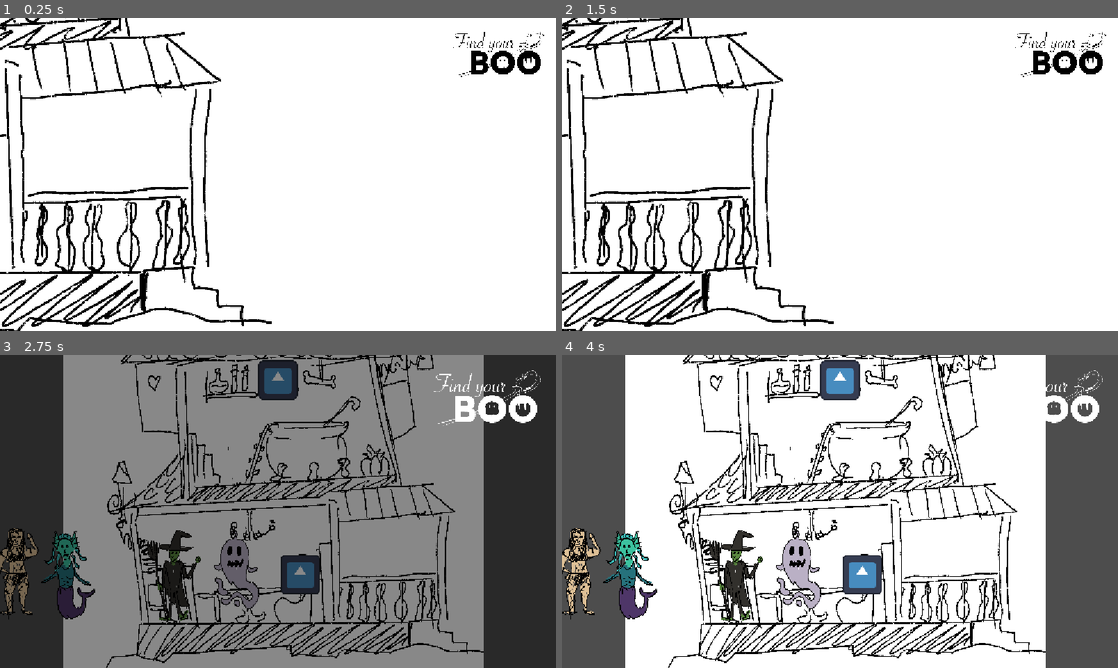
Above: before the commit, frames 1-4 (two rows, left to right).
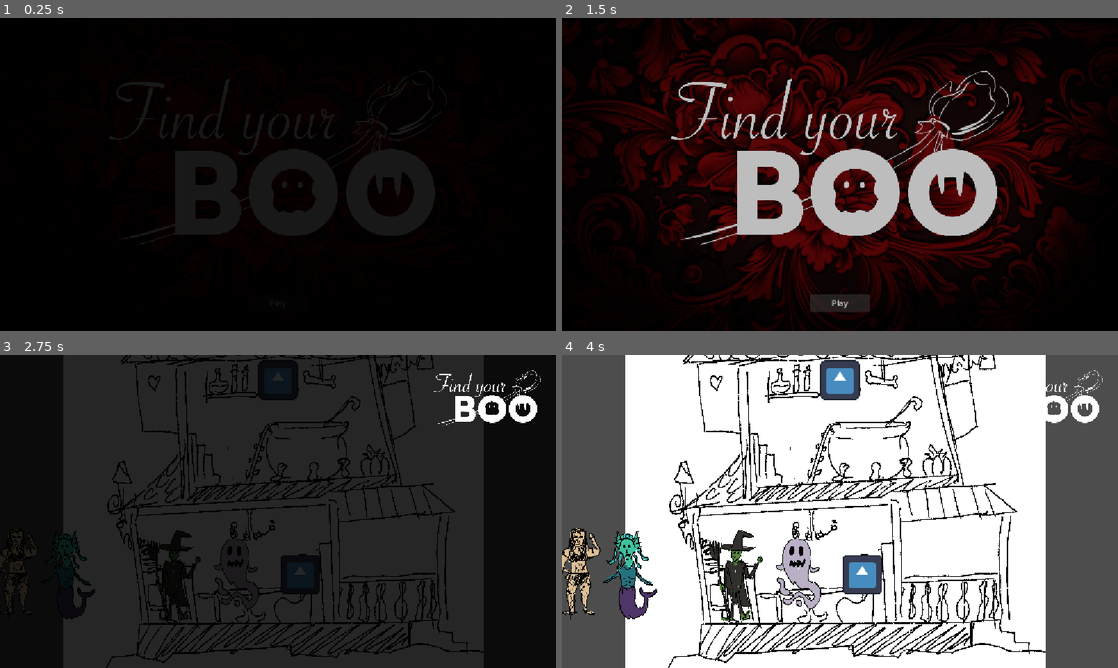
Above: after the commit, the same moments.

Repository: jakobbbb/find-your-boo
Game: Godot game, scene res://welcome.tscn
Two runs of this game, one before a commit and one after it. Both use one fixed random seed, a clock stepped at 60 frames per second and the inputs below. The engine's default icon, where the game draws it, is replaced by a stand-in: a white triangle on a blue panel in a dark square.
Inputs (mouse positions are in pixels of both pictures, inside the frame that each line leads up to):
- Up to frame 1 (0.25 s): no input
- Up to frame 2 (1.5 s): click (840, 302) at 0.5 s, where only the run after the commit has a clickable "Play"; click (840, 302) at 1.25 s, where only the run after the commit has a clickable "Play"
- Up to frame 3 (2.75 s): tap Enter (ui_accept) at 2, 2.27 s; move the mouse to (139, 508) at 2.02 s; tap Space at 2.1 s; click (139, 508) at 2.17 s
- Up to frame 4 (4 s): move the mouse to (634, 580) at 2.77 s; hold S 2.78-3.53 s; tap Space at 2.85, 3.6 s; click (634, 580) at 2.92 s; tap Enter (ui_accept) at 3.02 s; move the mouse to (728, 583) at 3.52 s; click (728, 583) at 3.67 s

The runs differ from the first frame. In frame 1, 94% of the frame differs, in the area x 0-100%, y 0-100%; in frame 2, 95%; in frame 3, 89%; in frame 4, nothing differs.

Commit message:
Fancier start animation

Diff:
--- a/scripts/welcome.gd
+++ /dev/null
@@ -1,6 +0,0 @@
-extends Node2D
-
-
-func _on_area_2d_input_event(viewport: Node, event: InputEvent, shape_idx: int) -> void:
-	if event.is_pressed():
-		get_tree().change_scene_to_file("res://test.tscn")
--- /dev/null
+++ b/scripts/welcome_anim.gd
@@ -0,0 +1,19 @@
+extends Control
+
+const TIMEOUT = 2
+var timer = 0
+var timer_active = false
+
+func _ready() -> void:
+	$ColorRect.visible = true
+	$AnimationPlayer.play("intro_fade_in")
+
+func _on_pressed() -> void:
+	$AnimationPlayer.play_backwards("intro_fade_in")
+	timer_active = true
+
+func _process(delta: float) -> void:
+	if timer_active:
+		timer += delta
+		if timer >= TIMEOUT:
+			get_tree().change_scene_to_file("res://test.tscn")
--- a/welcome.tscn
+++ b/welcome.tscn
@@ -1,42 +1,119 @@
 [gd_scene format=3 uid="uid://b8qfvtas1s2sw"]
 
-[ext_resource type="Texture2D" uid="uid://bkbmf0j7yv0y4" path="res://assets/placeholder/background/House_Placeholder.png" id="1_hp420"]
-[ext_resource type="Script" uid="uid://b7f1hb7p6bygw" path="res://scripts/welcome.gd" id="1_odedu"]
-[ext_resource type="Texture2D" uid="uid://bbbypmokd0bcc" path="res://assets/logo.svg" id="3_6xvht"]
+[ext_resource type="Texture2D" uid="uid://csuihpuvn57c4" path="res://assets/FindYourBoo-Logo.png" id="3_6xvht"]
+[ext_resource type="Script" uid="uid://ggjex712sfif" path="res://scripts/welcome_anim.gd" id="3_f0t8f"]
 
-[sub_resource type="Gradient" id="Gradient_hp420"]
-offsets = PackedFloat32Array(0.15306123)
-colors = PackedColorArray(1, 1, 1, 1)
+[sub_resource type="Animation" id="Animation_6xvht"]
+length = 0.001
+tracks/0/type = "value"
+tracks/0/imported = false
+tracks/0/enabled = true
+tracks/0/path = NodePath(".:color:a")
+tracks/0/interp = 1
+tracks/0/loop_wrap = true
+tracks/0/keys = {
+"times": PackedFloat32Array(0),
+"transitions": PackedFloat32Array(1),
+"update": 1,
+"values": [1.0]
+}
+tracks/1/type = "value"
+tracks/1/imported = false
+tracks/1/enabled = true
+tracks/1/path = NodePath(".:mouse_filter")
+tracks/1/interp = 1
+tracks/1/loop_wrap = true
+tracks/1/keys = {
+"times": PackedFloat32Array(0),
+"transitions": PackedFloat32Array(1),
+"update": 1,
+"values": [0]
+}
 
-[sub_resource type="GradientTexture2D" id="GradientTexture2D_0bbe5"]
-gradient = SubResource("Gradient_hp420")
+[sub_resource type="Animation" id="Animation_f0t8f"]
+resource_name = "intro_fade_in"
+length = 2.0
+tracks/0/type = "value"
+tracks/0/imported = false
+tracks/0/enabled = true
+tracks/0/path = NodePath(".:color:a")
+tracks/0/interp = 1
+tracks/0/loop_wrap = true
+tracks/0/keys = {
+"times": PackedFloat32Array(0, 2),
+"transitions": PackedFloat32Array(1, 1),
+"update": 0,
+"values": [1.0, 0.0]
+}
+tracks/1/type = "value"
+tracks/1/imported = false
+tracks/1/enabled = true
+tracks/1/path = NodePath(".:mouse_filter")
+tracks/1/interp = 1
+tracks/1/loop_wrap = true
+tracks/1/keys = {
+"times": PackedFloat32Array(0.033333335, 1.6333333),
+"transitions": PackedFloat32Array(1, 1),
+"update": 1,
+"values": [2, 2]
+}
 
-[sub_resource type="RectangleShape2D" id="RectangleShape2D_0bbe5"]
-size = Vector2(43.40143, 50.472183)
+[sub_resource type="AnimationLibrary" id="AnimationLibrary_roe5y"]
+_data = {
+&"RESET": SubResource("Animation_6xvht"),
+&"intro_fade_in": SubResource("Animation_f0t8f")
+}
 
 [node name="Welcome" type="Node2D" unique_id=1515099864]
-script = ExtResource("1_odedu")
 
-[node name="Sprite2D" type="Sprite2D" parent="." unique_id=2094156963]
-position = Vector2(827, 349.00003)
-scale = Vector2(13.15625, 12.640626)
-texture = SubResource("GradientTexture2D_0bbe5")
+[node name="CanvasLayer" type="CanvasLayer" parent="." unique_id=1088525791]
 
-[node name="HousePlaceholder" type="Sprite2D" parent="Sprite2D" unique_id=21928316]
-position = Vector2(-77.14964, -52.370827)
-scale = Vector2(0.03805542, 0.03960773)
-texture = ExtResource("1_hp420")
+[node name="Control" type="Control" parent="CanvasLayer" unique_id=834539588]
+layout_mode = 3
+anchors_preset = 15
+anchor_right = 1.0
+anchor_bottom = 1.0
+grow_horizontal = 2
+grow_vertical = 2
+script = ExtResource("3_f0t8f")
 
-[node name="Area2D" type="Area2D" parent="Sprite2D" unique_id=2136474165]
+[node name="AnimationPlayer" type="AnimationPlayer" parent="CanvasLayer/Control" unique_id=269403923]
+root_node = NodePath("../ColorRect")
+libraries/ = SubResource("AnimationLibrary_roe5y")
 
-[node name="CollisionShape2D" type="CollisionShape2D" parent="Sprite2D/Area2D" unique_id=213148904]
-position = Vector2(-41.159145, -2.689743)
-scale = Vector2(1, 0.9999999)
-shape = SubResource("RectangleShape2D_0bbe5")
+[node name="TextureRect" type="TextureRect" parent="CanvasLayer/Control" unique_id=637117304]
+layout_mode = 1
+anchors_preset = 15
+anchor_right = 1.0
+anchor_bottom = 1.0
+grow_horizontal = 2
+grow_vertical = 2
+texture = ExtResource("3_6xvht")
+expand_mode = 2
 
-[node name="Logo" type="Sprite2D" parent="." unique_id=1437936750]
-position = Vector2(1033.0001, 73)
-scale = Vector2(0.121722855, 0.12172285)
-texture = ExtResource("3_6xvht")
+[node name="Button" type="Button" parent="CanvasLayer/Control" unique_id=1978896180]
+layout_mode = 1
+anchors_preset = 7
+anchor_left = 0.5
+anchor_top = 1.0
+anchor_right = 0.5
+anchor_bottom = 1.0
+offset_left = -62.0
+offset_top = -76.0
+offset_right = 62.0
+offset_bottom = -40.0
+grow_horizontal = 2
+grow_vertical = 0
+text = "Play"
 
-[connection signal="input_event" from="Sprite2D/Area2D" to="." method="_on_area_2d_input_event"]
+[node name="ColorRect" type="ColorRect" parent="CanvasLayer/Control" unique_id=278335733]
+visible = false
+layout_mode = 1
+anchors_preset = 15
+anchor_right = 1.0
+anchor_bottom = 1.0
+grow_horizontal = 2
+grow_vertical = 2
+color = Color(0, 0, 0, 1)
+
+[connection signal="pressed" from="CanvasLayer/Control/Button" to="CanvasLayer/Control" method="_on_pressed"]
Not shown, removed: scripts/welcome.gd.uid
Not shown, added: scripts/welcome_anim.gd.uid
